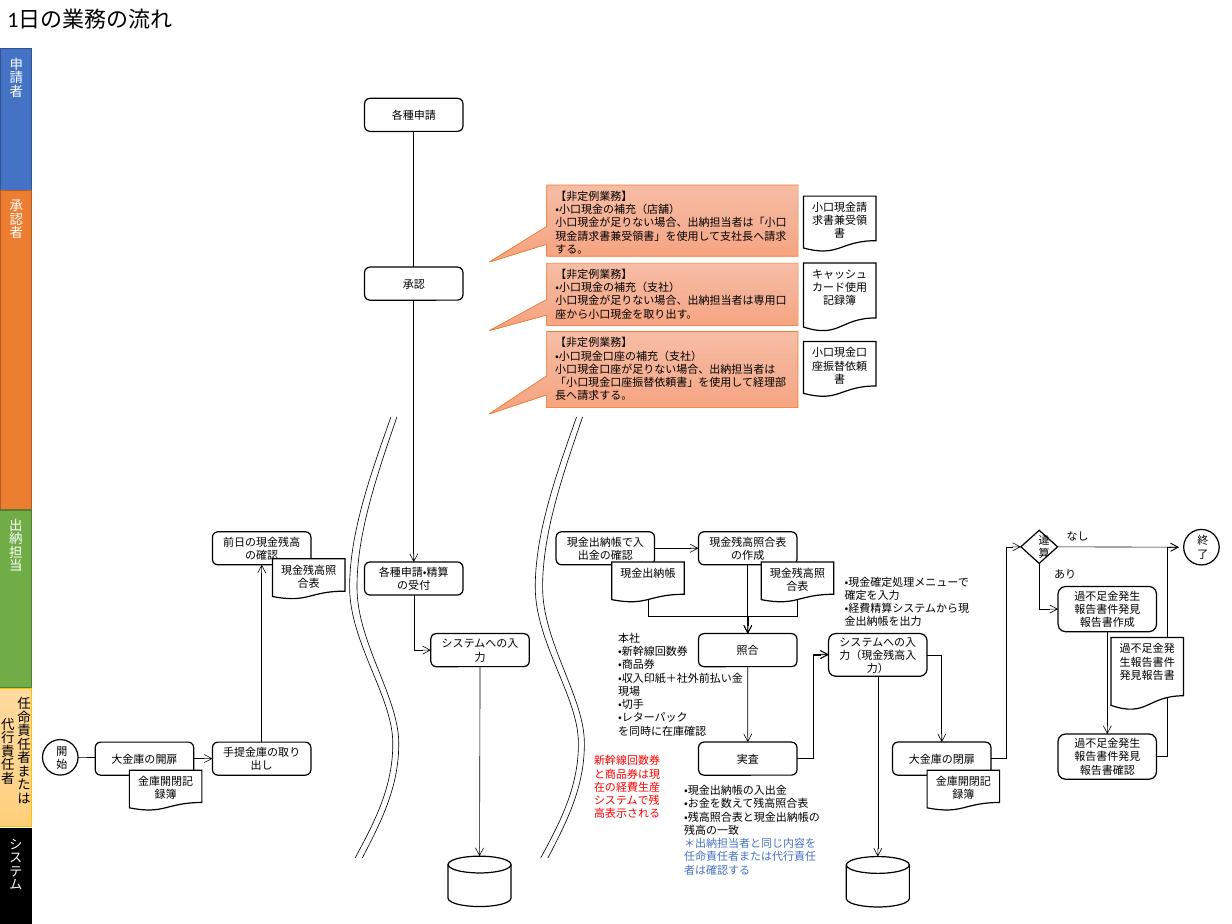
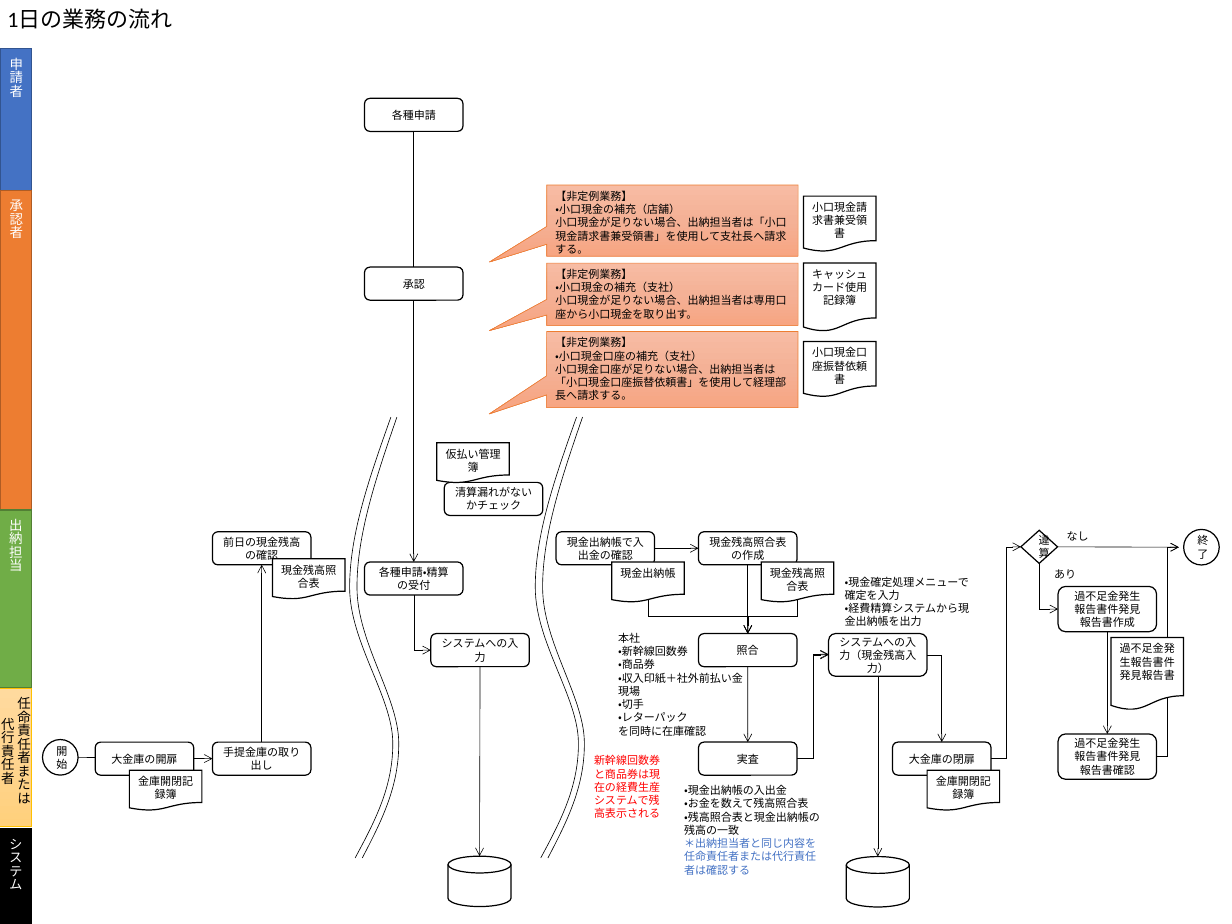
Before and after one commit to hide775533/vba_addin, a slide deck: slide 2 of xxx.pptx. Drawn at 1232x924 pixels with LibreOffice and Linux fonts; fonts in the diff are those of the drawing. Boxes give left, top, right and bottom in pixels: in the first picture for what was removed or moved away, otherwise in the second. Text is boxed around its words. In the diff, an @@ line names an element or a change of style, - is before the commit and + after.

```diff
--- a/xxx.pptx
+++ b/xxx.pptx
@@ flow chart document added at <box>436,443,509,483</box>, fill #FFFFFF, outline #000000 1 pt, 9 pt, text #000000 @@
+仮払い管理簿
@@ rounded rectangle added at <box>444,482,543,516</box>, fill #FFFFFF, outline #000000 1 pt, 9 pt, text #000000 @@
+清算漏れがないかチェック
```
Also in this commit, not shown: 7 other slides changed, 2 slides added.
